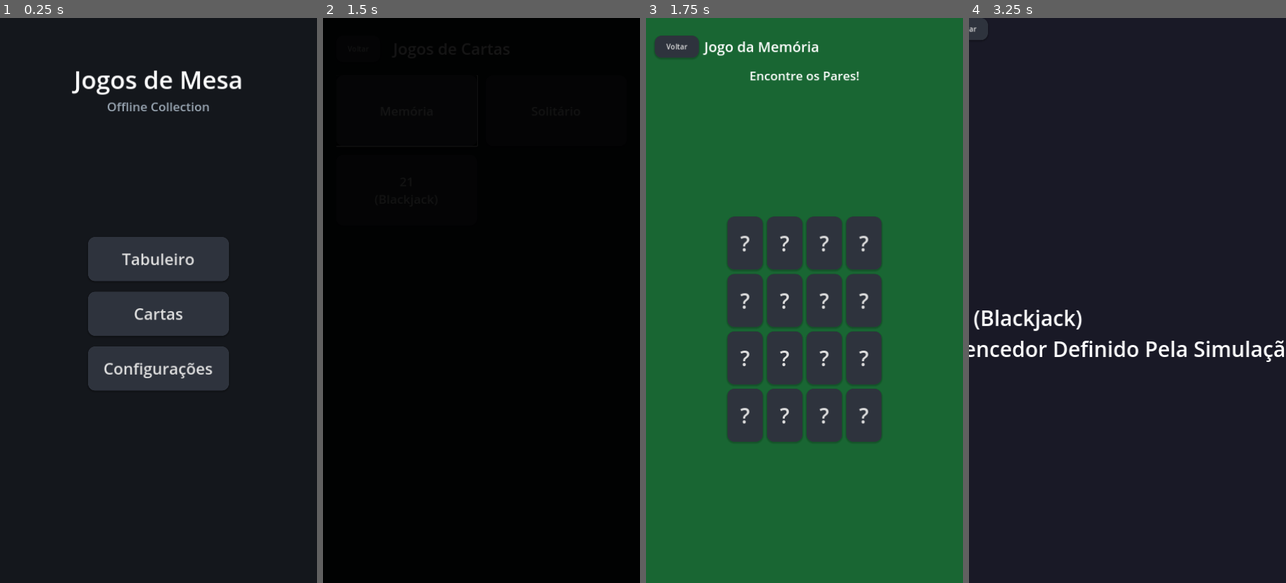
Above: before the commit, frames 1-4 (left to right).
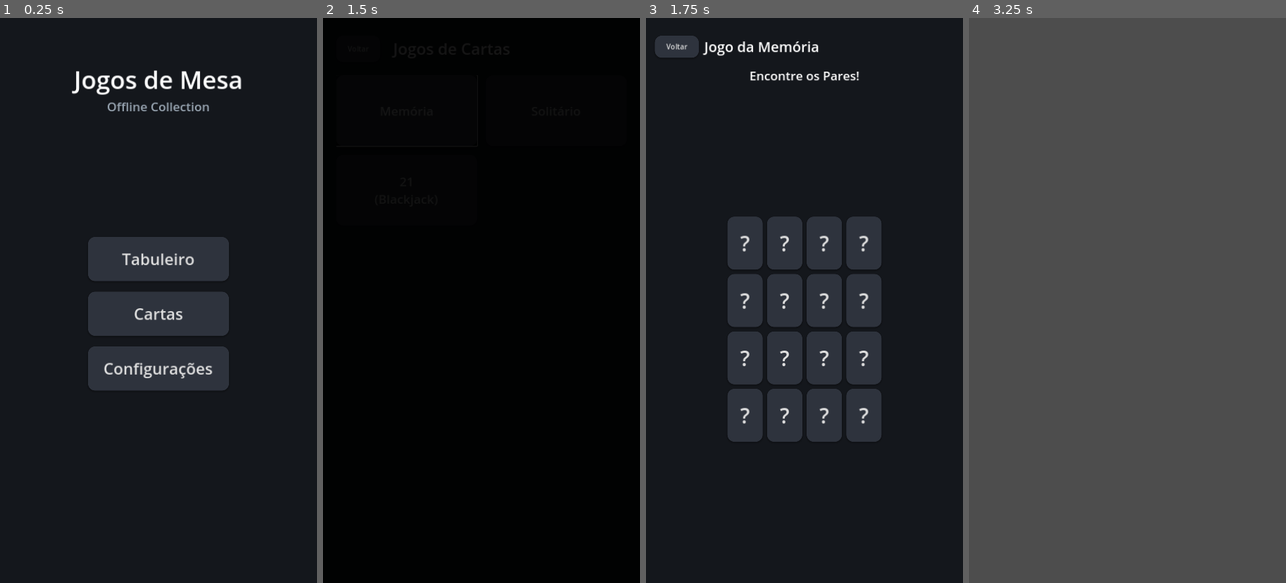
Above: after the commit, the same moments.

Repository: ricasolucoes/PlayTable
Game: Godot game, scene res://core/telas/MainMenu.tscn
The game is run twice, just before and just after one commit, with the same random seed, the same clock (stepped at 60 frames per second) and the same inputs.
Inputs:
- Up to frame 1 (0.25 s): no input
- Up to frame 2 (1.5 s): click "Cartas" at 0.5 s; click "Memória" at 1.25 s
- Up to frame 3 (1.75 s): no input
- Up to frame 4 (3.25 s): click "Voltar" at 2 s; click "21 (Blackjack)" at 2.75 s

Frames 1-2 are identical in both runs. In frame 3, 83% of the frame differs, in the area x 0-100%, y 0-100%; in frame 4, 100%.

Commit message:
feat(games): deep redesign of memory and tictactoe in-game graphics

Diff:
--- a/core/telas/MenuCartas.gd
+++ b/core/telas/MenuCartas.gd
@@ -10,7 +10,8 @@
 func _on_btn_memoria_pressed():
 	SceneManager.goto_scene("res://games/memoria/MemoryGame.tscn")
 
-func _on_btn_21_pressed(): _launch_generic("21 (Blackjack)")
+func _on_btn_21_pressed():
+	SceneManager.goto_scene("res://games/blackjack/BlackjackGame.tscn")
 
 func _on_btn_voltar_pressed():
 	SceneManager.goto_scene("res://core/telas/MainMenu.tscn")
--- a/games/jogo_da_velha/TicTacToeGame.gd
+++ b/games/jogo_da_velha/TicTacToeGame.gd
@@ -11,15 +11,25 @@
 		var btn = Button.new()
 		btn.custom_minimum_size = Vector2(100, 100)
 		btn.add_theme_font_size_override("font_size", 64)
+		btn.pivot_offset = Vector2(50, 50)
 		btn.pressed.connect(_on_cell_pressed.bind(i, btn))
 		grid.add_child(btn)
+
+func _animate_move(btn: Button, text: String, color: Color):
+	btn.text = text
+	btn.add_theme_color_override("font_color", color)
+	var tween = get_tree().create_tween()
+	btn.scale = Vector2(0.5, 0.5)
+	tween.tween_property(btn, "scale", Vector2(1.2, 1.2), 0.1).set_trans(Tween.TRANS_SINE)
+	tween.tween_property(btn, "scale", Vector2(1.0, 1.0), 0.1).set_trans(Tween.TRANS_SINE)
 
 func _on_cell_pressed(idx: int, btn: Button):
 	if game_over or board[idx] != 0: return
 
 	# Player move
 	board[idx] = 1
-	btn.text = "X"
+	_animate_move(btn, "X", Color(0.9, 0.2, 0.3))
+
 	if _check_win(1):
 		_end_game("Você Venceu!")
 		return
@@ -28,6 +38,10 @@
 		return
 
 	status.text = "Vez da IA (O)..."
+	game_over = true # Lock while AI thinks
+	await get_tree().create_timer(0.4).timeout
+	game_over = false
+
 	# AI move
 	var empty = []
 	for i in range(9):
@@ -37,7 +51,8 @@
 		empty.shuffle()
 		var ai_move = empty[0]
 		board[ai_move] = 2
-		grid.get_child(ai_move).text = "O"
+		_animate_move(grid.get_child(ai_move), "O", Color(0.2, 0.6, 0.9))
+
 		if _check_win(2):
 			_end_game("IA Venceu!")
 			return
--- a/games/jogo_da_velha/TicTacToeGame.tscn
+++ b/games/jogo_da_velha/TicTacToeGame.tscn
@@ -16,7 +16,7 @@
 anchors_preset = 15
 anchor_right = 1.0
 anchor_bottom = 1.0
-color = Color(0.15, 0.15, 0.15, 1)
+color = Color(0.08, 0.09, 0.11, 1)
 
 [node name="VBoxContainer" type="VBoxContainer" parent="."]
 layout_mode = 1
--- a/games/memoria/MemoryGame.gd
+++ b/games/memoria/MemoryGame.gd
@@ -11,45 +11,74 @@
 @onready var status = $VBoxContainer/Status
 
 func _ready():
-	var values = ["A", "A", "B", "B", "C", "C", "D", "D", "E", "E", "F", "F", "G", "G", "H", "H"]
+	# Elegant Emojis for pairs
+	var emojis = ["🚀", "🦄", "🍕", "🎸", "💎", "🍄", "⭐", "🐱"]
+	var values = []
+	for e in emojis:
+		values.append(e)
+		values.append(e)
 	values.shuffle()
 
 	for i in range(16):
 		var btn = Button.new()
 		btn.custom_minimum_size = Vector2(80, 120)
 		btn.add_theme_font_size_override("font_size", 48)
+		# Add pivot for 3D flip illusion
+		btn.pivot_offset = Vector2(40, 60)
 		btn.text = "?"
 		btn.set_meta("val", values[i])
 		btn.pressed.connect(_on_card_pressed.bind(btn))
 		grid.add_child(btn)
 
+func _flip_card(btn: Button, target_text: String, tween: Tween):
+	tween.tween_property(btn, "scale:x", 0.0, 0.15).set_trans(Tween.TRANS_SINE)
+	tween.tween_callback(func(): btn.text = target_text)
+	tween.tween_property(btn, "scale:x", 1.0, 0.15).set_trans(Tween.TRANS_SINE)
+
 func _on_card_pressed(btn: Button):
 	if is_animating or btn == first_card or btn.disabled: return
 
-	btn.text = btn.get_meta("val")
+	var tween = get_tree().create_tween()
+	_flip_card(btn, btn.get_meta("val"), tween)
 
 	if first_card == null:
 		first_card = btn
 	else:
 		second_card = btn
-		_check_match()
+		is_animating = true
+		tween.tween_callback(_check_match).set_delay(0.3)
 
 func _check_match():
-	is_animating = true
 	if first_card.get_meta("val") == second_card.get_meta("val"):
+		# Match found, pop effect
+		var tween = get_tree().create_tween().set_parallel(true)
+		tween.tween_property(first_card, "modulate:a", 0.5, 0.3)
+		tween.tween_property(second_card, "modulate:a", 0.5, 0.3)
+		tween.tween_property(first_card, "scale", Vector2(1.1, 1.1), 0.2)
+		tween.tween_property(second_card, "scale", Vector2(1.1, 1.1), 0.2)
+
 		first_card.disabled = true
 		second_card.disabled = true
 		pairs_found += 1
 		status.text = "Pares: " + str(pairs_found) + "/" + str(total_pairs)
 		if pairs_found == total_pairs:
-			status.text = "Você Venceu!"
+			status.text = "🏆 Você Venceu! 🏆"
+
 		is_animating = false
 		first_card = null
 		second_card = null
 	else:
-		await get_tree().create_timer(1.0).timeout
-		first_card.text = "?"
-		second_card.text = "?"
+		await get_tree().create_timer(0.6).timeout
+		var tween = get_tree().create_tween().set_parallel(true)
+
+		var t1 = get_tree().create_tween()
+		_flip_card(first_card, "?", t1)
+
+		var t2 = get_tree().create_tween()
+		_flip_card(second_card, "?", t2)
+
+		await t1.finished
+
 		first_card = null
 		second_card = null
 		is_animating = false
--- a/games/memoria/MemoryGame.tscn
+++ b/games/memoria/MemoryGame.tscn
@@ -16,7 +16,7 @@
 anchors_preset = 15
 anchor_right = 1.0
 anchor_bottom = 1.0
-color = Color(0.1, 0.4, 0.2, 1)
+color = Color(0.08, 0.09, 0.11, 1)
 
 [node name="VBoxContainer" type="VBoxContainer" parent="."]
 layout_mode = 1
--- a/games/quatro_em_linha/ConnectFourGame.tscn
+++ b/games/quatro_em_linha/ConnectFourGame.tscn
@@ -18,17 +18,17 @@
 anchor_bottom = 1.0
 grow_horizontal = 2
 grow_vertical = 2
-color = Color(0.12, 0.12, 0.12, 1)
+color = Color(0.08, 0.09, 0.11, 1)
 
 [node name="PiecesLayer" type="Node2D" parent="."]
 
-[node name="BoardVisual" type="ColorRect" parent="."]
+[node name="BoardVisual" type="Panel" parent="."]
 layout_mode = 0
 offset_left = 60.0
 offset_top = 60.0
 offset_right = 530.0
 offset_bottom = 470.0
-color = Color(0.1, 0.4, 0.8, 0.8)
+self_modulate = Color(0.2, 0.5, 0.9, 1)
 
 [node name="VBoxContainer" type="VBoxContainer" parent="."]
 layout_mode = 1
